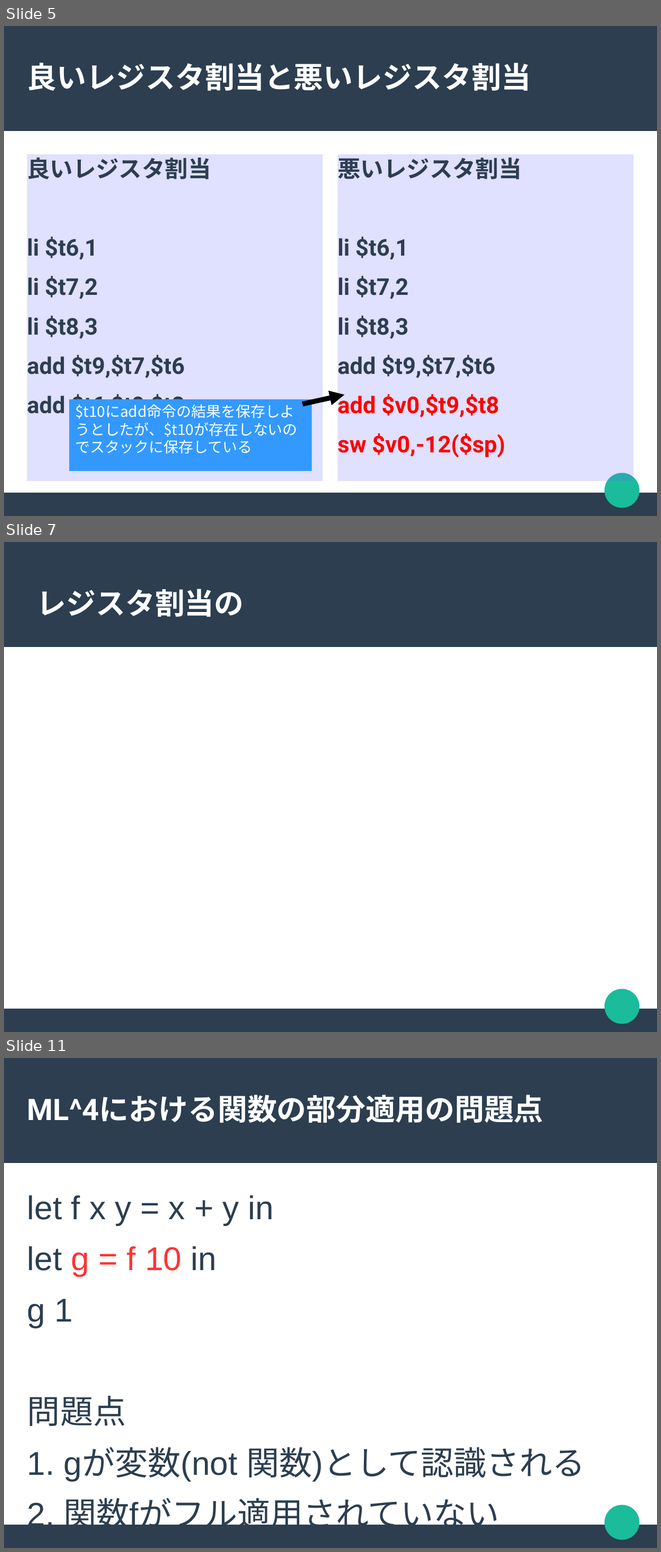
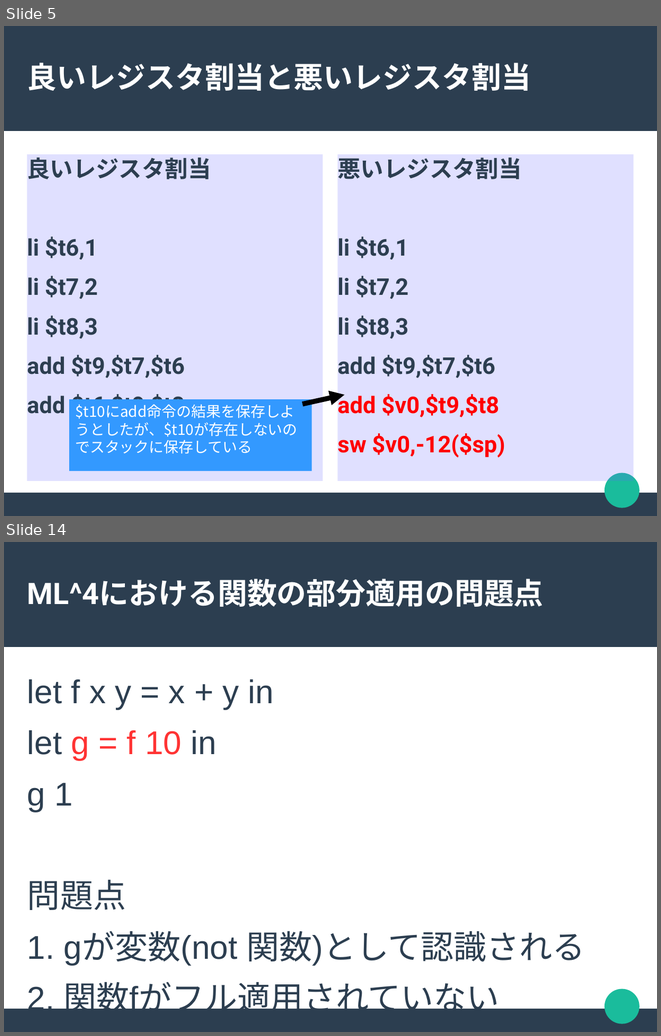
Before and after one commit to akawashiro/hml, a slide deck: hml.odp. Shown one above the other, each under a label of ours: slides 5, 7 and 11 before the commit, slides 5 and 14 after it; the slides between them are not shown. The pictures are 661x1552 and 661x1036 pixels, drawn with LibreOffice and Linux fonts; fonts in the diff are those of the drawing. Boxes give left, top, right and bottom in pixels: in the first picture for what was removed or moved away, otherwise in the second. Text is boxed around its words. In the diff, an @@ line names an element or a change of style, - is before the commit and + after.

```diff
--- a/hml.odp
+++ b/hml.odp
@@ slide 7 removed at <box>4,542,657,1032</box>, background #FFFFFF; not listed: 3 template elements that a slide beside it also shows @@
@@ title removed at <box>37,589,244,617</box> @@
-レジスタ割当の
@@ what was slide 11 is now slide 14 @@
```
Also in this commit, not shown: 2 slides changed, 6 slides added, 3 other slides removed.
